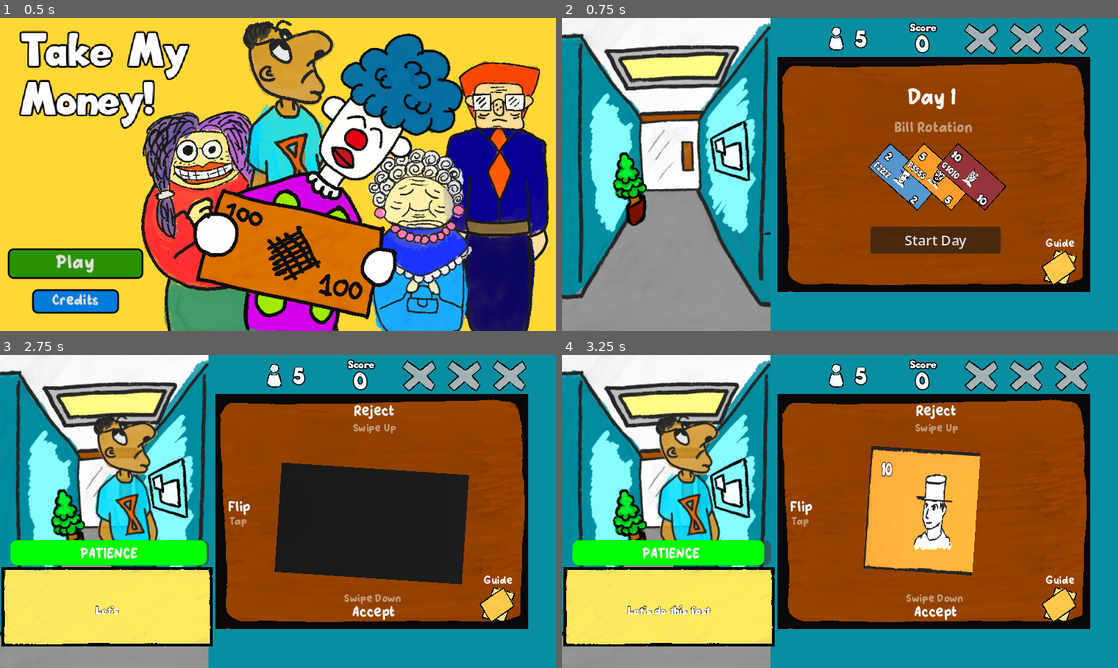
Above: before the commit, frames 1-4 (two rows, left to right).
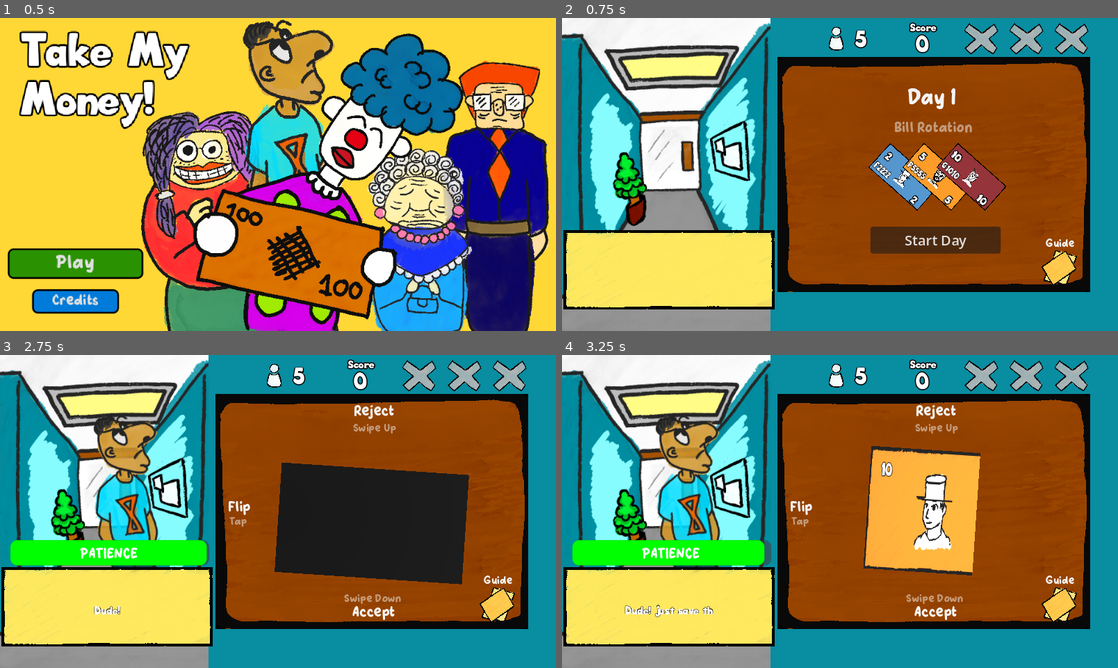
Above: after the commit, the same moments.

Repository: KaitoGameDev/brackeys-gj-2026-2
Game: Godot game, scene res://source/main_menu.tscn
The game is run twice, just before and just after one commit, with the same random seed, the same clock (stepped at 60 frames per second) and the same inputs.
Inputs (mouse positions are in pixels of both pictures, inside the frame that each line leads up to):
- Up to frame 1 (0.5 s): no input
- Up to frame 2 (0.75 s): click "Play" at 0.5 s
- Up to frame 3 (2.75 s): click "Start Day" at 1.25 s; move the mouse to (400, 495) at 2.02 s; click (400, 495) at 2.17 s
- Up to frame 4 (3.25 s): move the mouse to (728, 527) at 2.77 s; click (728, 527) at 2.92 s

Frame 1 is identical in both runs. In frame 2, 9.6% of the frame differs, in the area x 0-39%, y 67-94%; in frame 3, less than 0.1%; in frame 4, 0.3%.

Commit message:
modify audio voice

Diff:
--- a/source/audio/audio_controller.gd
+++ b/source/audio/audio_controller.gd
@@ -48,9 +48,11 @@
 	sfx_player.play()
 
 
-func voice_1() -> AudioStreamPlayer:
+func start_voice() -> void:
 	voice_player.play()
-	return voice_player
+
+func stop_voice() -> void:
+	voice_player.stop()
 
 
 func swipe() -> void:
--- a/source/clients/client.gd
+++ b/source/clients/client.gd
@@ -4,7 +4,6 @@
 
 @onready var animation: AnimationPlayer = $AnimationPlayer
 @onready var sprite: Sprite3D = $Client
-@onready var dialog: Dialog = $Dialog
 
 signal finished_transition
 
@@ -29,9 +28,7 @@
 
 func _handle_stage() -> void:
 	if stage == 1:
-		dialog.set_text(client_resource.lines.pick_random())
-		dialog.start_dialog()
-		EventBus.send_event(OnClientEntered.new())
+		EventBus.send_event(OnClientEntered.create(client_resource))
 	if stage == 2:
 		EventBus.send_event(OnClientExited.new())
 
--- a/source/clients/client.tscn
+++ b/source/clients/client.tscn
@@ -2,7 +2,6 @@
 
 [ext_resource type="Texture2D" uid="uid://pepi5boiwf85" path="res://assets/characters/Ulises.png" id="1_iy4jk"]
 [ext_resource type="Script" uid="uid://beikrpvkhepc1" path="res://source/clients/client.gd" id="2_50b80"]
-[ext_resource type="PackedScene" uid="uid://dp5xlgruqvtqk" path="res://source/dialog_system/dialog.tscn" id="3_eiho7"]
 
 [sub_resource type="Animation" id="Animation_foecp"]
 length = 0.001
@@ -46,10 +45,6 @@
 [node name="Client" type="Node3D" unique_id=1997058928]
 script = ExtResource("2_50b80")
 
-[node name="Dialog" parent="." unique_id=772810524 instance=ExtResource("3_eiho7")]
-anchor_top = 0.67777777
-anchor_bottom = 0.9305556
-
 [node name="Client" type="Sprite3D" parent="." unique_id=1809174983]
 transform = Transform3D(0.1, 0, 0, 0, 0.1, 0, 0, 0, 0.1, 0, 0, 0)
 billboard = 1
--- a/source/clients/events/on_client_entered.gd
+++ b/source/clients/events/on_client_entered.gd
@@ -1 +1,8 @@
 class_name OnClientEntered
+
+var client_resource: ClientResource
+
+static func create(resource: ClientResource) -> OnClientEntered:
+	var event := OnClientEntered.new()
+	event.client_resource = resource
+	return event
--- a/source/dialog_system/dialog.gd
+++ b/source/dialog_system/dialog.gd
@@ -4,18 +4,29 @@
 
 var _text: String = ""
 
-func set_text(txt: String) -> void:
-	_text = txt
+func _ready() -> void:
+	EventBus.on_event.connect(_on_event)
+
+func _on_event(event: Object) -> void:
+	if event is OnClientEntered:
+		message.text = ""
+		_text = event.client_resource.lines.pick_random()
+		start_dialog()
+	if event is OnClientExited:
+		message.text = ""
+		AudioController.stop_voice()
 
 func start_dialog() -> void:
 	visible = true
+	AudioController.start_voice()
 
 	for c in _text:
 		message.text += c
 
 		if c != " ":
-			AudioController.voice_1()
 			await get_tree().create_timer(0.04).timeout
+
+	AudioController.stop_voice()
 
 func disable() -> void:
 	visible = false
--- a/source/main.tscn
+++ b/source/main.tscn
@@ -19,6 +19,7 @@
 [ext_resource type="Resource" uid="uid://doyd3f2167sjy" path="res://resources/money/20_bill.tres" id="12_bill20"]
 [ext_resource type="PackedScene" uid="uid://c4p6uvcxj1kx7" path="res://source/ui/wave_container.tscn" id="13_83co4"]
 [ext_resource type="Resource" uid="uid://bpxc8ak8gpjx7" path="res://resources/money/50_bill.tres" id="13_bill50"]
+[ext_resource type="PackedScene" uid="uid://dp5xlgruqvtqk" path="res://source/dialog_system/dialog.tscn" id="13_itf6h"]
 [ext_resource type="Resource" uid="uid://b6wfrbnlhrevb" path="res://resources/money/100_bill.tres" id="14_bill100"]
 [ext_resource type="FontFile" uid="uid://brpmi7pe5c0jr" path="res://assets/fonts/UnyuCartoon.ttf" id="14_qp6gg"]
 [ext_resource type="Texture2D" uid="uid://0o2jrgnf4luq" path="res://assets/icons/folder_icon.png" id="14_sm8so"]
@@ -125,6 +126,10 @@
 game_over_container = NodePath("../../CanvasLayer/GameOverScreen")
 
 [node name="CanvasLayer" type="CanvasLayer" parent="." unique_id=1115977841]
+
+[node name="Dialog" parent="CanvasLayer" unique_id=772810524 instance=ExtResource("13_itf6h")]
+anchor_top = 0.67777777
+anchor_bottom = 0.9305556
 
 [node name="WaveContainer" parent="CanvasLayer" unique_id=1731680668 instance=ExtResource("13_83co4")]
 
@@ -201,6 +206,7 @@
 wave_controller = NodePath("../../Controllers/WaveController")
 
 [node name="GameOverScreen" parent="CanvasLayer" unique_id=239139841 node_paths=PackedStringArray("score_controller") instance=ExtResource("20_30e5b")]
+visible = false
 score_controller = NodePath("../../Controllers/ScoreController")
 
 [node name="MoneyContainer" type="Node3D" parent="." unique_id=537026169]
Not shown, changed: assets/sfx/voice_1.wav.import
